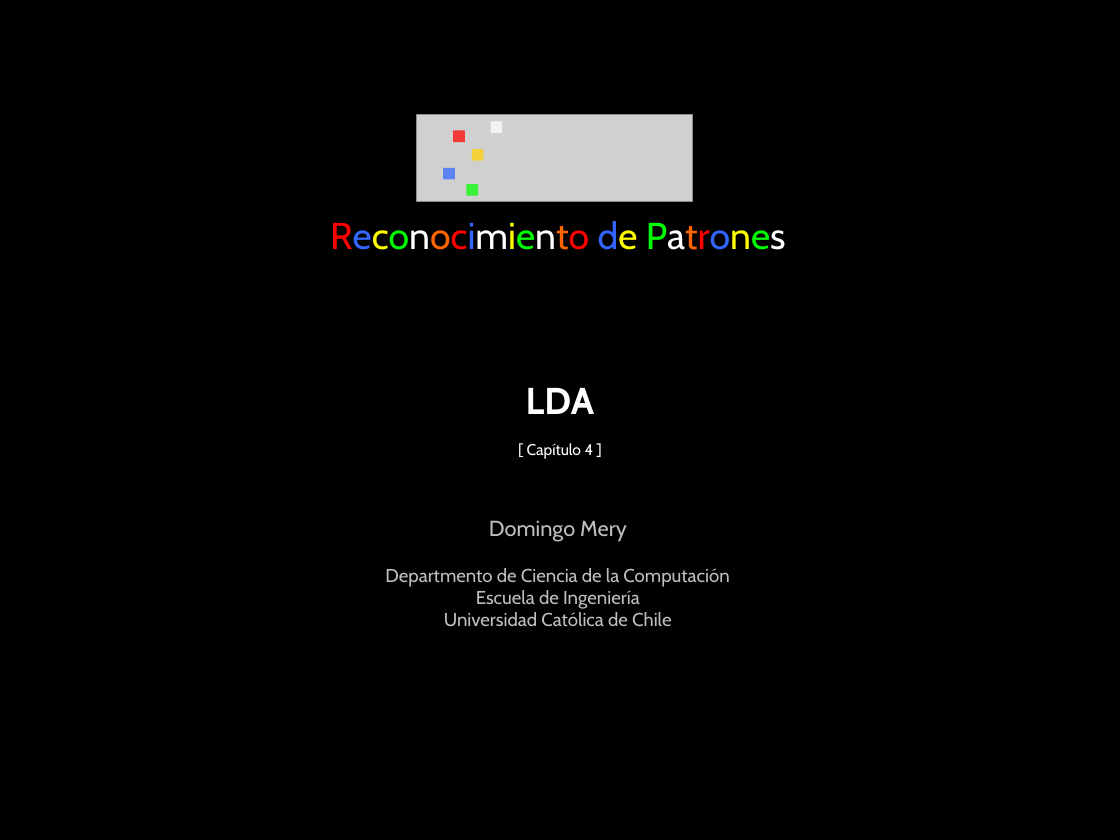
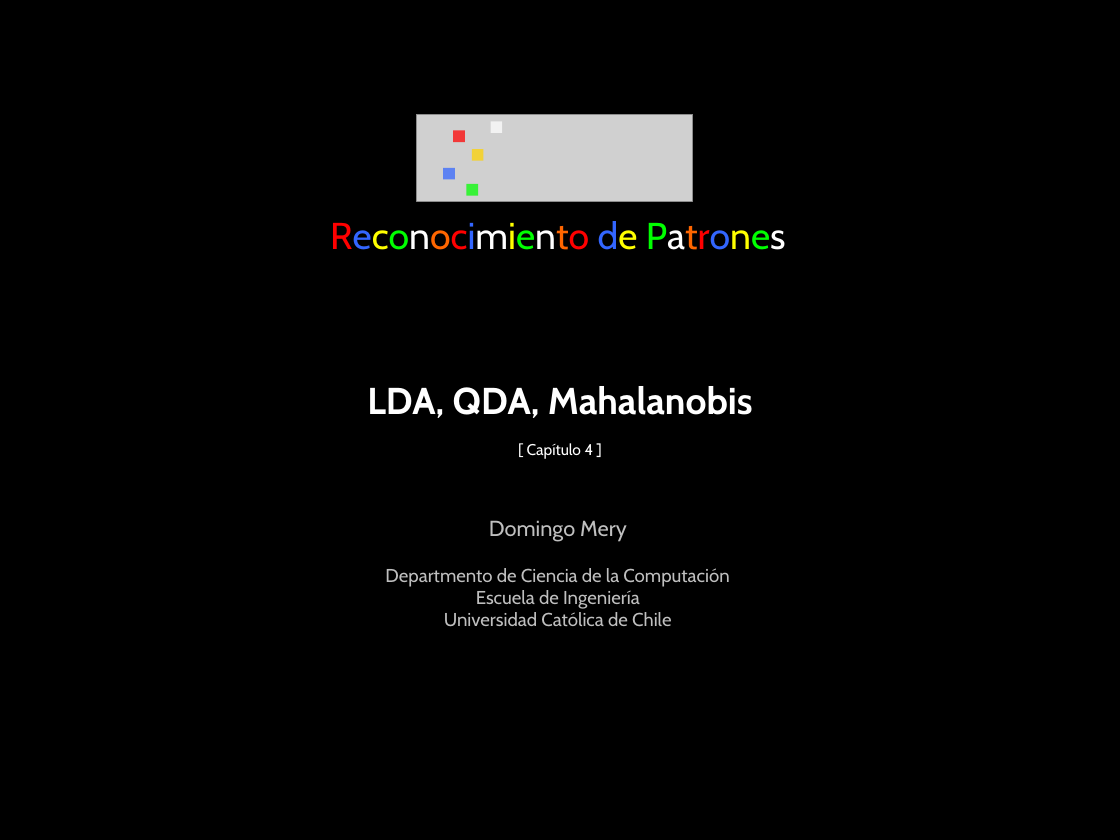
Before and after one commit to domingomery/patrones, a slide deck: slide 1 of clases/Cap04_Clasificacion/presentations/PAT04_LDA.pptx. Drawn at 1120x840 pixels with LibreOffice and Linux fonts; fonts in the diff are those of the drawing; grey boxes stand for pictures. Boxes give left, top, right and bottom in pixels: in the first picture for what was removed or moved away, otherwise in the second. Text is boxed around its words. In the diff, an @@ line names an element or a change of style, - is before the commit and + after.

```diff
--- a/clases/Cap04_Clasificacion/presentations/PAT04_LDA.pptx
+++ b/clases/Cap04_Clasificacion/presentations/PAT04_LDA.pptx
@@ text at bbox=[367, 386, 753, 418]: text changed @@
-LDA
+LDA, QDA, Mahalanobis
```
Also in this commit, not shown: 6 other slides changed, 8 slides added, 4 slides removed, 11 other files.
